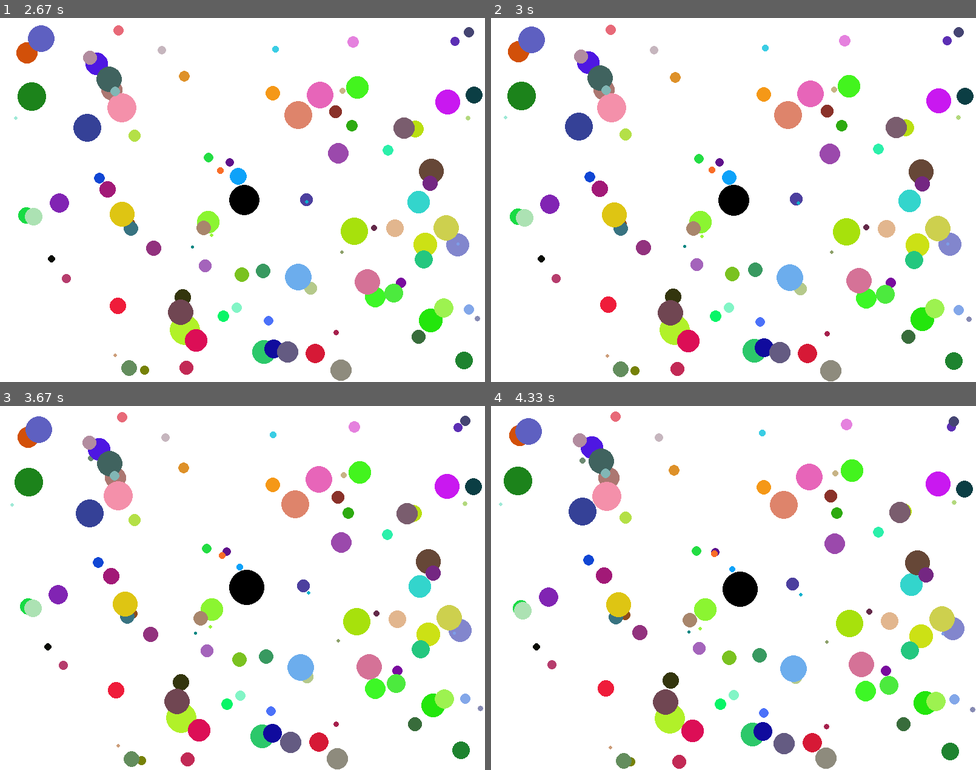
Above: before the commit, frames 1-4 (two rows, left to right).
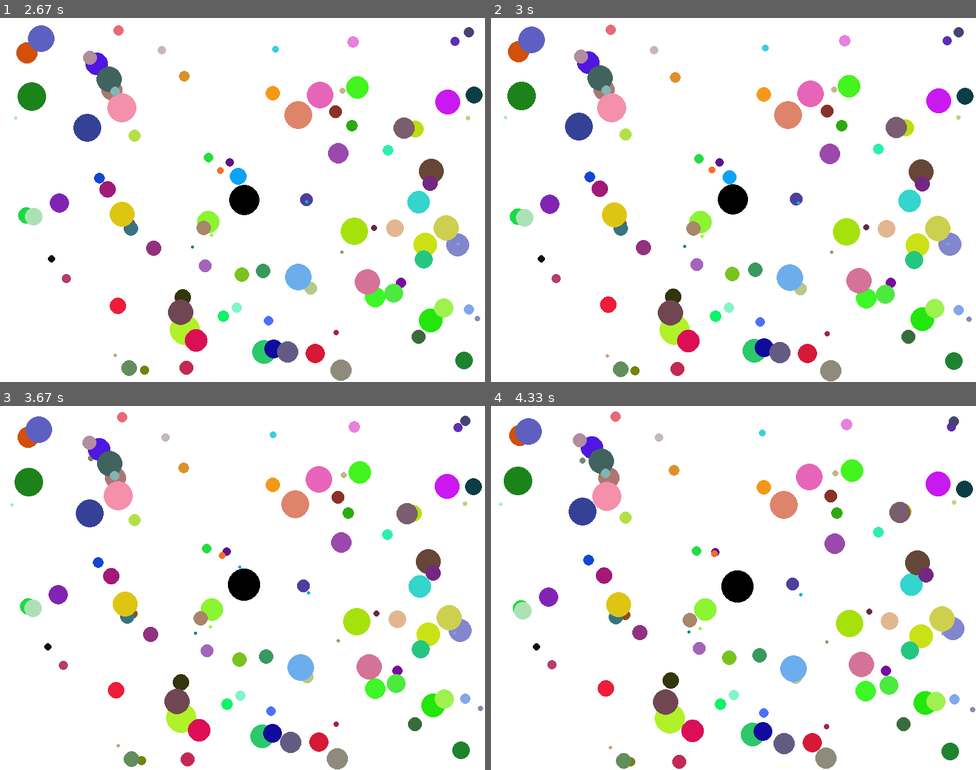
Above: after the commit, the same moments.

Repository: sps-trutnov/cviceni-1ep-sk1-pygame
Game: pygame game, started from src/minihra_zrani_micku.py
Two runs of this game, one before a commit and one after it. Both use one fixed random seed, a clock stepped at 60 frames per second and the inputs below.
Inputs:
- Up to frame 1 (2.67 s): hold Right 0.33-0.8 s; hold Up 0.83-1.13 s; hold Right 1.17-1.63 s; hold Left 1.67-2.2 s; hold Down 2.23-2.53 s; hold Left from 2.57 s (still down)
- Up to frame 2 (3 s): release Left at 2.97 s
- Up to frame 3 (3.67 s): hold Up 3-3.37 s; hold Right from 3.4 s (still down)
- Up to frame 4 (4.33 s): release Right at 4.03 s; hold Down from 4.07 s (still down)

Frame 1 is identical in both runs. In frame 2, less than 0.1% of the frame differs, in the area x 46-54%, y 41-55%; in frame 3, 0.2%; in frame 4, 0.2%, in the area x 47-55%, y 44-56%.

Commit message:
Zvětšování hráče / zmenšování míčků při kontaktu

Diff:
--- a/src/minihra_zrani_micku.py
+++ b/src/minihra_zrani_micku.py
@@ -23,6 +23,19 @@
             sys.exit()
         if udalost.type == pygame.QUIT:
             sys.exit()
+
+def vytvorit_hrace():
+    hrac = dict()
+
+    hrac["w"] = hrac["h"] = max_velikost_micku
+
+    hrac["x"] = (rozmer_okna_x - hrac["w"]) / 2
+    hrac["y"] = (rozmer_okna_y - hrac["h"]) / 2
+
+    hrac["v"] = rychlost_hrace
+    hrac["rgb"] = (0, 0, 0)
+
+    return hrac
 
 def vytvorit_micky():
     micky = []
@@ -121,33 +134,33 @@
         vzdalenost_stredu = math.sqrt((x1 - x2) ** 2 + (y1 - y2) ** 2)
 
         if vzdalenost_stredu < soucet_polomeru:
-            rozdil = soucet_polomeru - vzdalenost_stredu
-
-            if rozdil > micek["w"]:
-                rozdil = micek["w"]
+            rozdil = min(soucet_polomeru - vzdalenost_stredu, micek["w"])
 
             zvetsit_hrace(hrac, rozdil)
             zmensit_micek(micek, rozdil)
 
-def obnovit_po_sezrani_vsech(micky):
+def obnovit_po_sezrani(hrac, micky):
     for micek in micky:
         if not micek["sezrany"]:
             return
 
     hrac["w"] = hrac["h"] = max_velikost_micku
 
+    hrac["x"] = (rozmer_okna_x - hrac["w"]) / 2
+    hrac["y"] = (rozmer_okna_y - hrac["h"]) / 2
+
     for micek in micky:
         micek["w"] = micek["h"] = random.randint(min_velikost_micku, max_velikost_micku)
         micek["sezrany"] = False
 
 def zvetsit_hrace(hrac, jak_moc):
-    plocha = math.sqrt(jak_moc)
-
-    hrac["w"] += jak_moc / 2
-    hrac["h"] += jak_moc / 2
-
-    #hrac["x"] -= plocha / 2
-    #hrac["y"] -= plocha / 2
+    jak_moc = jak_moc / 6
+
+    hrac["w"] += jak_moc
+    hrac["h"] += jak_moc
+
+    hrac["x"] -= jak_moc / 2
+    hrac["y"] -= jak_moc / 2
 
 def zmensit_micek(micek, jak_moc):
     micek["w"] -= jak_moc
@@ -166,16 +179,7 @@
 pygame.display.set_caption("Míčkyyy!")
 
 vsechny_micky = vytvorit_micky()
-
-hrac = dict()
-
-hrac["w"] = hrac["h"] = max_velikost_micku
-
-hrac["x"] = (rozmer_okna_x - hrac["w"]) / 2
-hrac["y"] = (rozmer_okna_y - hrac["h"]) / 2
-
-hrac["v"] = rychlost_hrace
-hrac["rgb"] = (0, 0, 0)
+hrac = vytvorit_hrace()
 
 while True:
     vypnout_aplikaci()
@@ -189,7 +193,7 @@
     udrzet_v_okne(hrac)
 
     zrat_okolni_micky(hrac, vsechny_micky)
-    obnovit_po_sezrani_vsech(vsechny_micky)
+    obnovit_po_sezrani(hrac, vsechny_micky)
 
     okno.fill((255, 255, 255))
 
